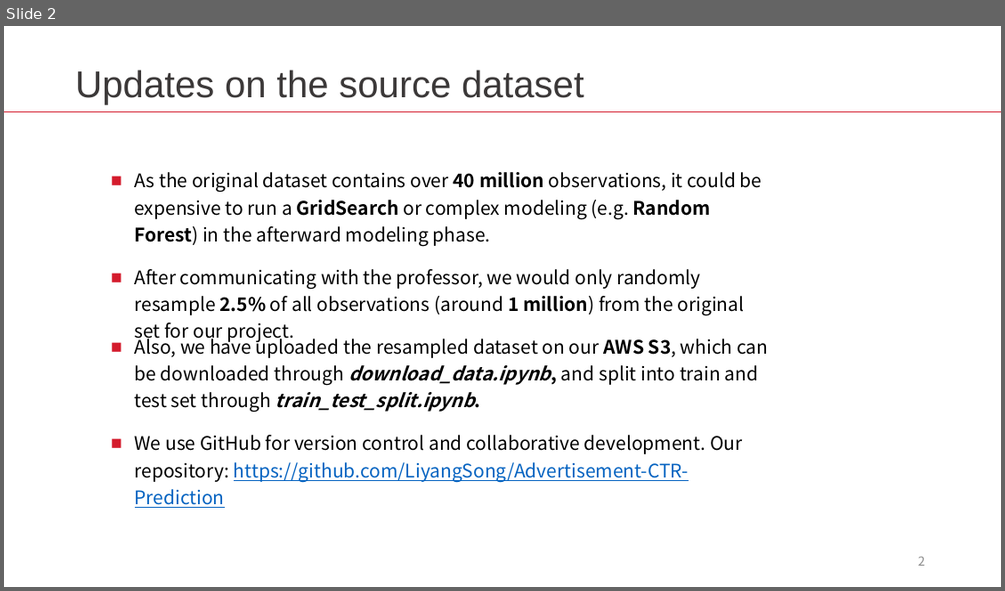
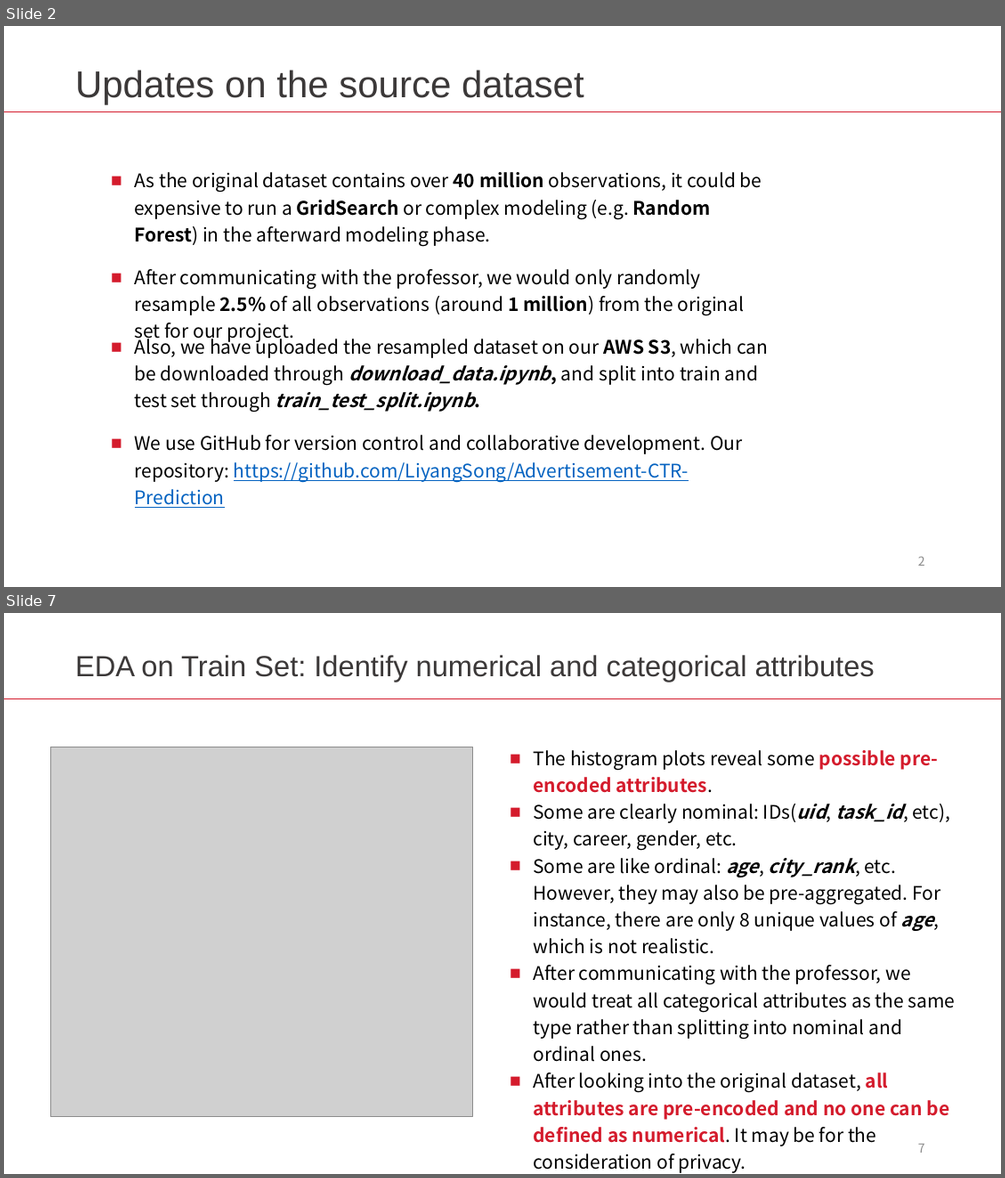
Before and after one commit to LiyangSong/Advertisement-CTR-Prediction, a slide deck: submissions/phase2/eda.pptx. Shown one above the other, each under a label of ours: slide 2 before the commit, slides 2 and 7 after it; the slides between them are not shown. The pictures are 1005x591 and 1005x1178 pixels, drawn with LibreOffice and Linux fonts; fonts in the diff are those of the drawing; grey boxes stand for pictures. Boxes give left, top, right and bottom in pixels: in the first picture for what was removed or moved away, otherwise in the second. Text is boxed around its words. In the diff, an @@ line names an element or a change of style, - is before the commit and + after.

```diff
--- a/submissions/phase2/eda.pptx
+++ b/submissions/phase2/eda.pptx
@@ slide 7 added at (x1=4, y1=613, x2=1001, y2=1174), background #FFFFFF @@
@@ text added at (x1=75, y1=655, x2=874, y2=682), 28 pt, text #3B3838 @@
+EDA on Train Set: Identify numerical and categorical attributes
@@ rectangle added at (x1=4, y1=698, x2=1001, y2=699), fill #D41B2C @@
@@ picture added at (x1=50, y1=747, x2=473, y2=1116) @@
@@ text added at (x1=533, y1=750, x2=955, y2=1173), 18 pt, text #000000 @@
+■ The histogram plots reveal some possible pre-encoded attributes.
+■ Some are clearly nominal: IDs(uid, task_id, etc), city, career, gender, etc.
+■ Some are like ordinal: age, city_rank, etc. However, they may also be pre-aggregated. For instance, there are only 8 unique values of age, which is not realistic.
+■ After communicating with the professor, we would treat all categorical attributes as the same type rather than splitting into nominal and ordinal ones.
+■ After looking into the original dataset, all attributes are pre-encoded and no one can be defined as numerical. It may be for the consideration of privacy.
@@ page number added at (x1=918, y1=1143, x2=925, y2=1152), 12 pt, text #8C8C8C @@
+7
```
Also in this commit, not shown: 10 other slides added, 1 slide removed, 1 other file.
